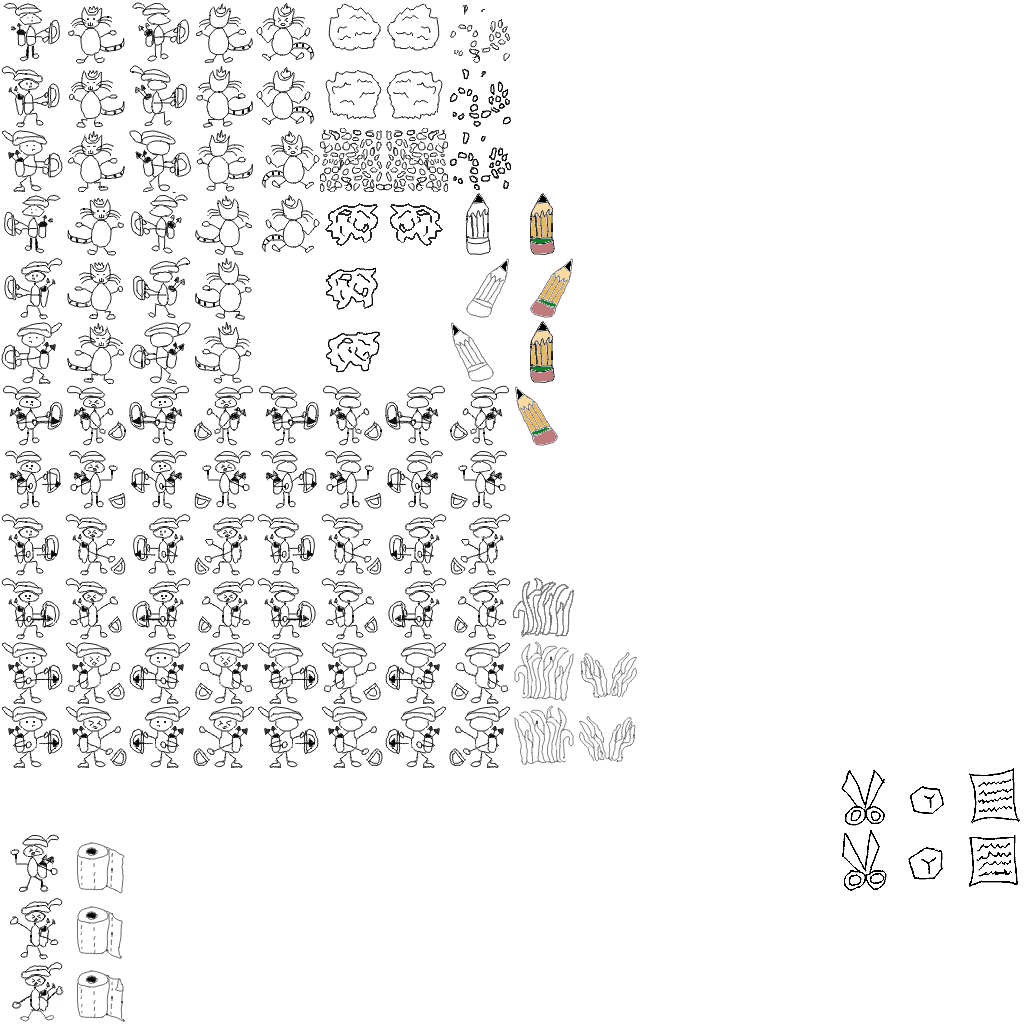
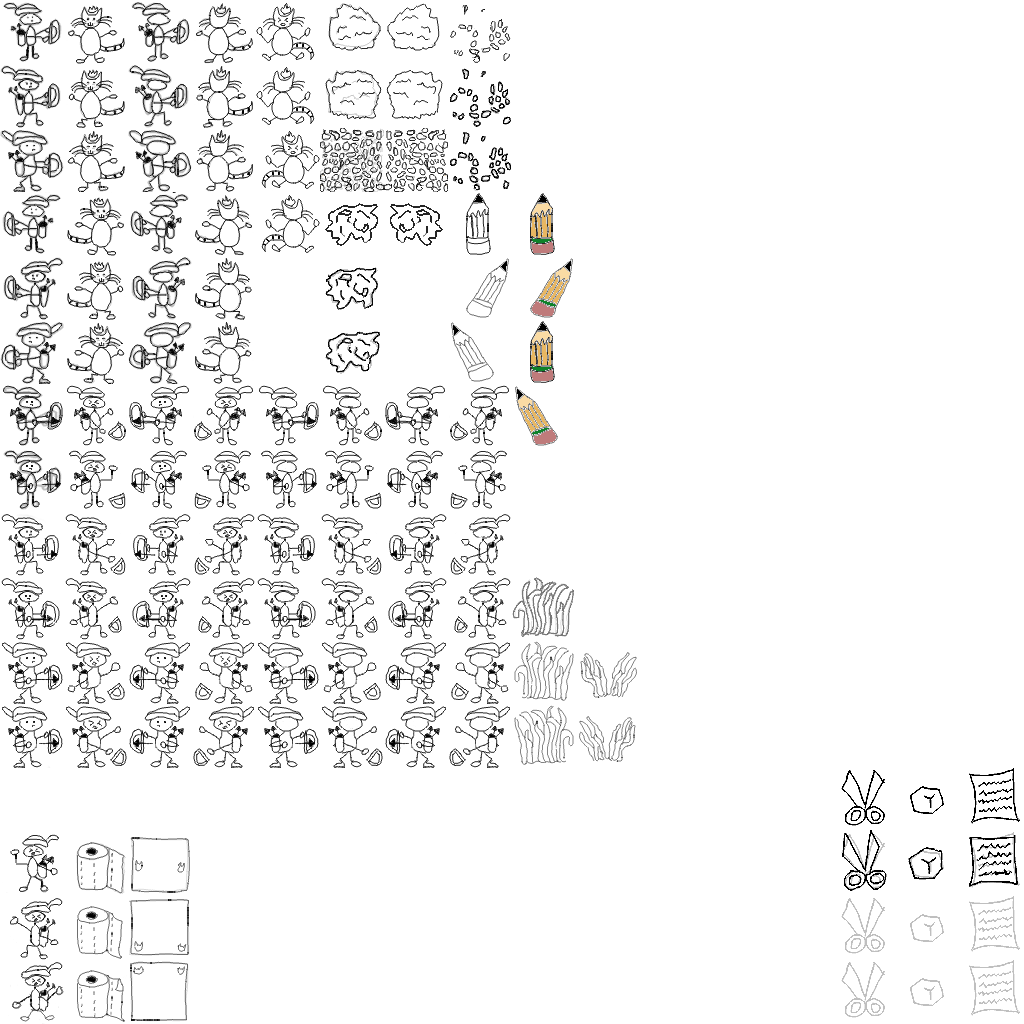
Before/after of a 1024 x 1024 layered artwork. What changed in the layer stack:
painted on "Draw_Layer" over [129, 837, 190, 1021]
showed "Trace_Layer_DrawLocked", painted on it over [0, 2, 1020, 1022]
